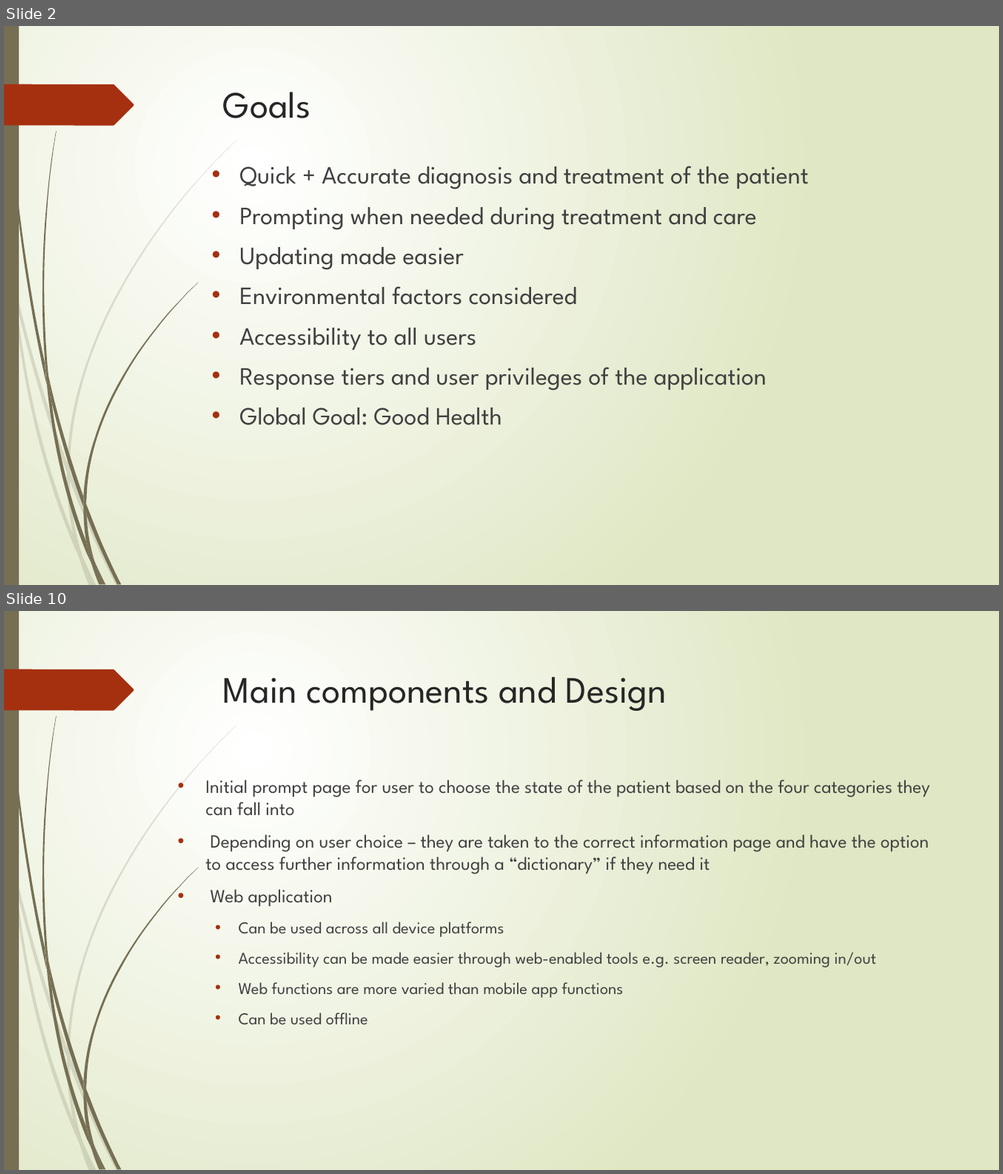
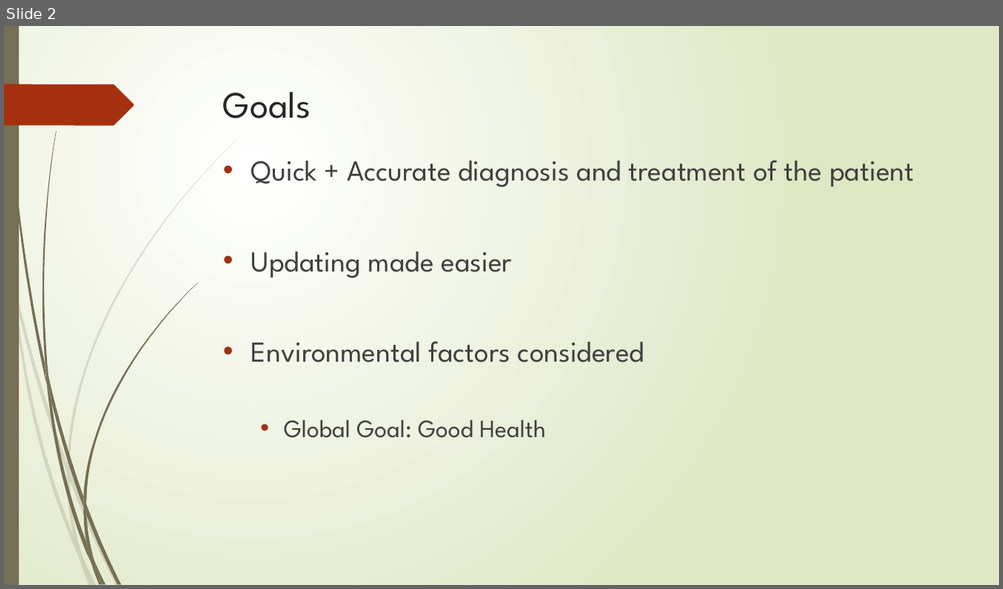
Before and after one commit to bournemouth17/team-5, a slide deck: RNLI.pptx. Shown one above the other, each under a label of ours: slides 2 and 10 before the commit, slide 2 after it; the slides between them are not shown. The pictures are 1003x1174 and 1003x589 pixels, drawn with LibreOffice and Linux fonts; fonts in the diff are those of the drawing. Boxes give left, top, right and bottom in pixels: in the first picture for what was removed or moved away, otherwise in the second. Text is boxed around its words. In the diff, an @@ line names an element or a change of style, - is before the commit and + after.

```diff
--- a/RNLI.pptx
+++ b/RNLI.pptx
@@ slide 10 removed at (x1=4, y1=611, x2=999, y2=1170), background gradient #FFFFFF to #DFE8C4; not listed: 24 template elements that a slide beside it also shows @@
@@ title removed at (x1=223, y1=677, x2=666, y2=711) @@
-Main components and Design
@@ text removed at (x1=205, y1=780, x2=930, y2=1025) @@
-• Initial prompt page for user to choose the state of the patient based on the four categories they can fall into
-• Depending on user choice – they are taken to the correct information page and have the option to access further information through a “dictionary” if they need it
-• Web application
-  • Can be used across all device platforms
-  • Accessibility can be made easier through web-enabled tools e.g. screen reader, zooming in/out
-  • Web functions are more varied than mobile app functions
-  • Can be used offline
@@ slide 2 changed as well @@
@@ text "Quick + Accurate diagnosis and ..." moved from (x1=239, y1=166, x2=808, y2=426) to (x1=251, y1=160, x2=913, y2=438) @@
@@ text "Quick + Accurate diagnosis and ..." at (x1=251, y1=160, x2=913, y2=438): size 24 to 28 pt in "Quick + Accurate diagnosis and treatment of ...", "Updating made easier", "Environmental factors considered"; list level 1 to 2 in "Global Goal: Good Health" @@
@@ text at (x1=239, y1=207, x2=757, y2=230): paragraph removed @@
-• Prompting when needed during treatment and care
@@ text at (x1=239, y1=328, x2=766, y2=391): paragraphs removed @@
-• Accessibility to all users
-• Response tiers and user privileges of the application
```
Also in this commit, not shown: 4 other slides changed, 2 slides added, 7 other slides removed.
